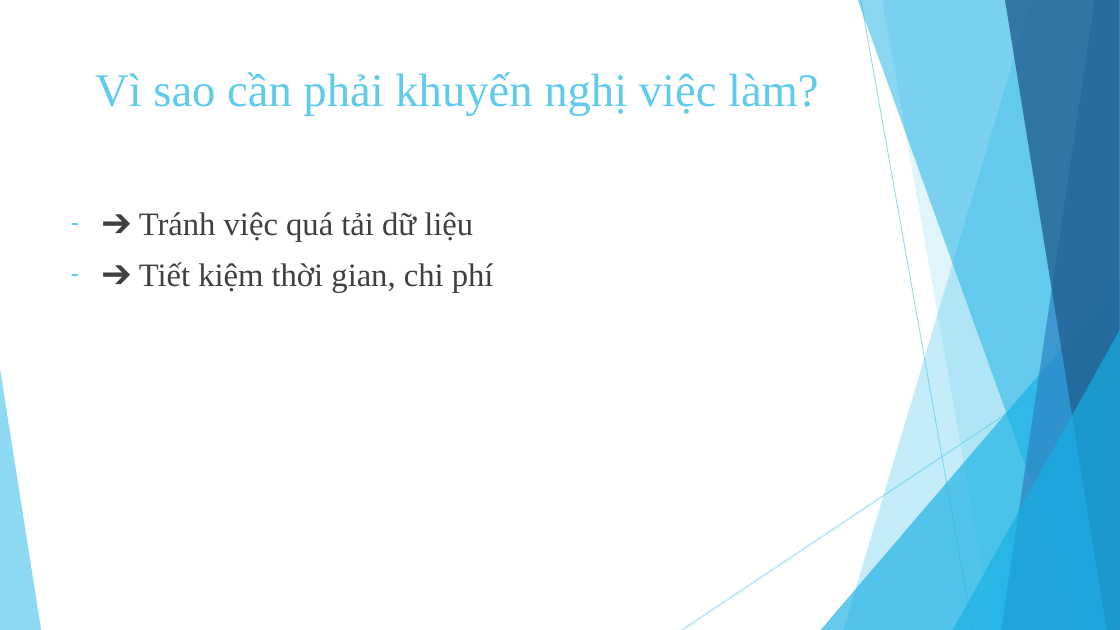
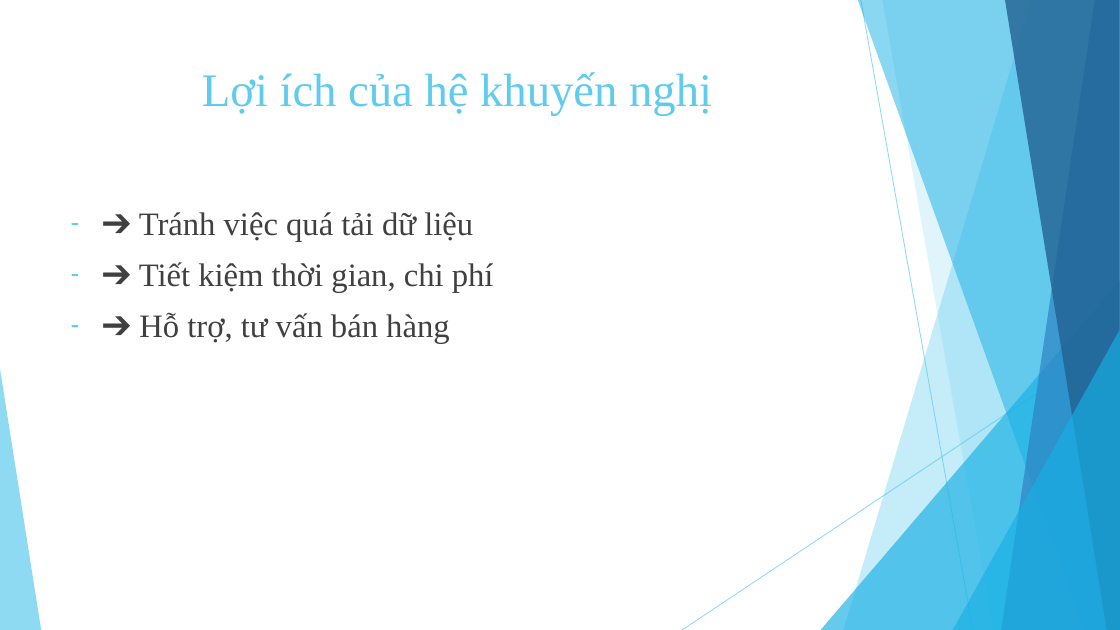
Before and after one commit to tuyennta/JobRecSys, a slide deck: slide 7 of Documents/Báo cáo/Bao cao KLTN.pptx (slide 4 before the commit). Drawn at 1120x630 pixels with LibreOffice and Linux fonts; fonts in the diff are those of the drawing. Boxes give left, top, right and bottom in pixels: in the first picture for what was removed or moved away, otherwise in the second. Text is boxed around its words. In the diff, an @@ line names an element or a change of style, - is before the commit and + after.

```diff
--- a/Documents/Báo cáo/Bao cao KLTN.pptx
+++ b/Documents/Báo cáo/Bao cao KLTN.pptx
@@ title at (x1=202, y1=72, x2=712, y2=116): text changed @@
-Vì sao cần phải khuyến nghị việc làm?
+Lợi ích của hệ khuyến nghị
@@ text at (x1=139, y1=313, x2=449, y2=343): paragraph added @@
+– ➔ Hỗ trợ, tư vấn bán hàng
```
Also in this commit, not shown: 3 other slides changed, 4 slides added, 1 slide removed.
